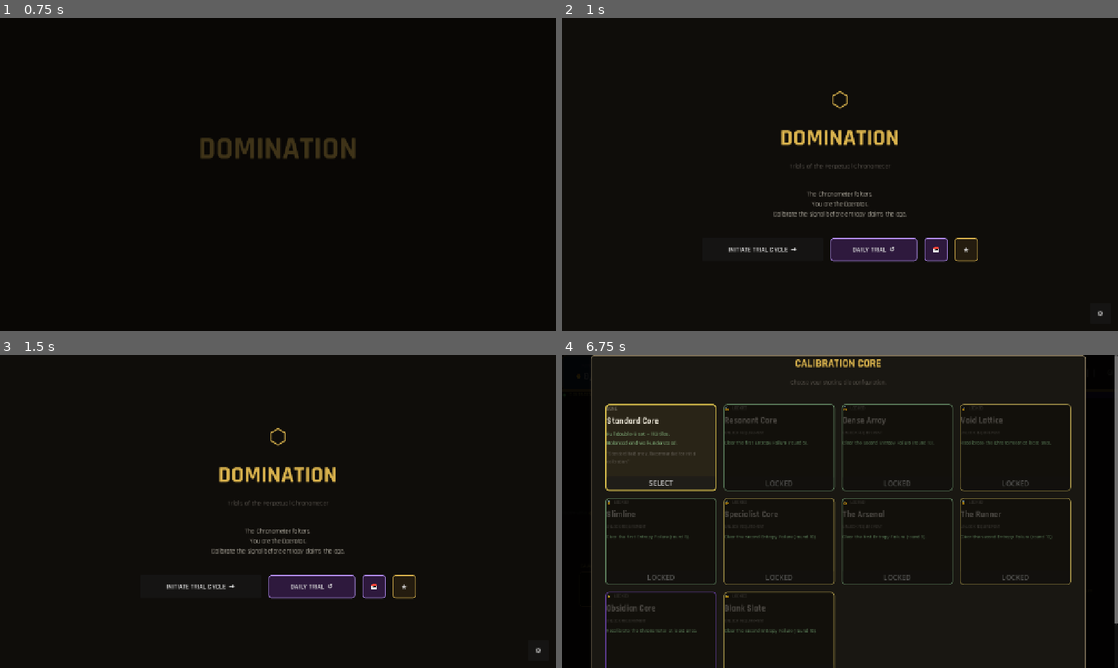
Above: before the commit, frames 1-4 (two rows, left to right).
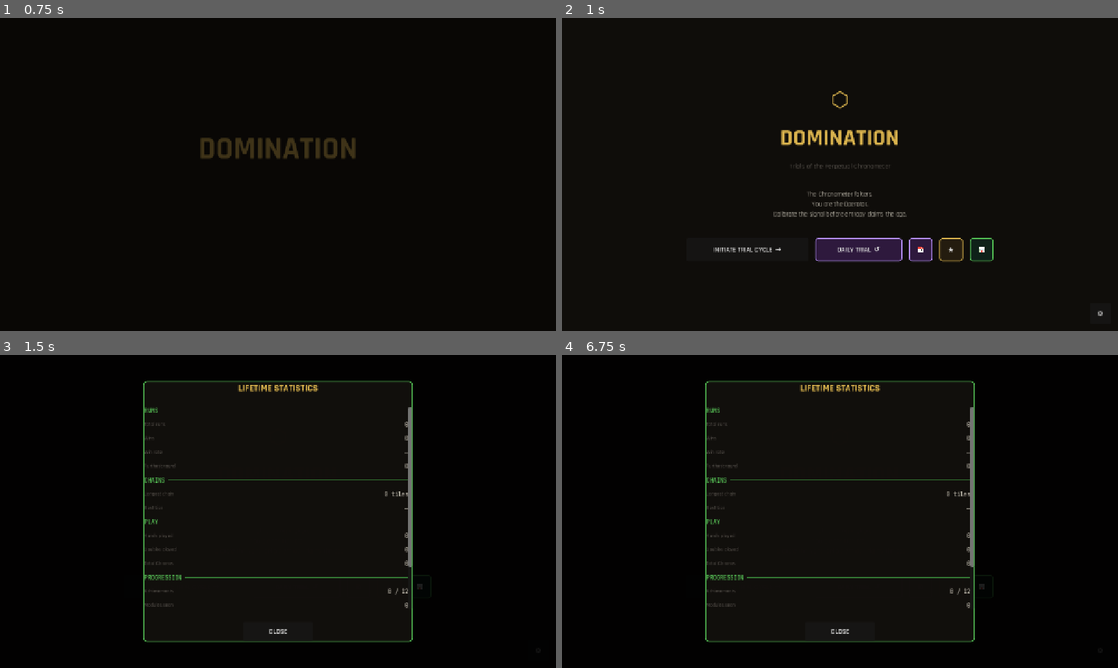
Above: after the commit, the same moments.

Repository: miguelgdoval/domination-godot
Game: Godot game, scene res://scenes/splash.tscn
Same seed, same stepped clock (60 frames per second), same inputs: the game is played once before the commit and once after it.
Inputs (mouse positions are in pixels of both pictures, inside the frame that each line leads up to):
- Up to frame 1 (0.75 s): tap Enter at 0.5, 0.6 s; move the mouse to (400, 158) at 0.52 s; hold D from 0.53 s (still down); click (400, 158) at 0.67 s
- Up to frame 2 (1 s): keep holding D; tap Space at 0.77 s
- Up to frame 3 (1.5 s): release D at 1.25 s; click (417, 586) at 1.25 s, where only the run after the commit has a clickable "📊"
- Up to frame 4 (6.75 s): click "▶ Play Pulse" at 2 s; click "▶ Play Pulse" at 2.75 s; click "❙❙" at 3.5 s; click "⚙" at 4.25 s; click "↩ Undo" at 5 s; click "Discard (0)" at 5.75 s; click "INITIATE TRIAL CYCLE →" at 6.5 s

Frame 1 is identical in both runs. In frame 2, 1.2% of the frame differs, in the area x 27-78%, y 70-78%; in frame 3, 5.3%; in frame 4, 13%, in the area x 5-100%, y 0-100%.

Commit message:
Lifetime statistics overlay
A dedicated browser for every stat SaveManager tracks across runs.
Mirrors the daily-history / achievements pattern (lazy-built modal,
title-screen icon button, scroll container with sections).

Five sections, all from existing data
-------------------------------------
RUNS         — Total / Wins / Win rate / Furthest round
CHAINS       — Longest chain / Best tier reached
PLAY         — Hands played / Doubles played / Total Chronos
PROGRESSION  — Achievements (N/12) / Modules seen
DAILY TRIAL  — Attempts / Wins / Current streak

Each section has a colour-tinted header bar; rows are key-on-the-left,
mono-font value-on-the-right with a fixed 180-px right column so
everything aligns into a clean two-column layout.

Win rate is computed live (wins / runs × 100, rounded). Best tier
falls back to "—" when the player hasn't reached Pulse yet, so the
empty state on a fresh save reads sensibly.

Title-screen button
-------------------
A green-styled 📊 button joins the existing icon row alongside 📅
(daily history) and ★ (achievements). All three share a consistent
"icon-only modal-opener" look but each gets its own border colour
(violet / amber / chronos-green) so the titles cluster reads as
distinct features rather than three identical buttons.

Co-Authored-By: Claude Opus 4.7 <noreply@anthropic.com>

Diff:
--- a/scenes/main.gd
+++ b/scenes/main.gd
@@ -329,6 +329,8 @@
 var _daily_history_overlay: Control # built lazily on first open
 var _btn_achievements:     Button   # opens the achievements overlay
 var _achievements_overlay: Control  # built lazily on first open
+var _btn_stats:            Button   # opens the lifetime statistics overlay
+var _stats_overlay:        Control  # built lazily on first open
 var _settings_overlay:     Control  # volume / mute panel, accessible anywhere
 ## Mid-run pause overlay. Shown via the HUD pause button or ESC during
 ## PLAYING phase when nothing else is active. Blocks game input by sitting
@@ -437,6 +439,17 @@
 	if _achievements_overlay != null:
 		_achievements_overlay.hide()
 
+func _on_stats_pressed() -> void:
+	if _stats_overlay == null:
+		_stats_overlay = _build_stats_overlay()
+		_title_overlay.get_parent().add_child(_stats_overlay)
+	_refresh_stats_overlay()
+	_stats_overlay.show()
+
+func _on_stats_close_pressed() -> void:
+	if _stats_overlay != null:
+		_stats_overlay.hide()
+
 ## Copy today's daily result to the OS clipboard so the player can
 ## paste it into chat / social. Format is compact and recognisable —
 ## same shape as Wordle / Balatro daily share strings.
@@ -761,6 +774,162 @@
 	col.add_child(desc_lbl)
 
 	return panel
+
+## Lifetime statistics overlay — browsable breakdown of every stat
+## SaveManager tracks across runs. Sections:
+##
+##   RUNS         — runs / wins / win rate
+##   CHAINS       — longest chain, best tier reached
+##   PLAY         — hands played, doubles placed, total chronos
+##   PROGRESSION  — furthest round, achievements earned, modules seen
+##   DAILY        — attempts, wins, current streak
+##
+## All values are read-only snapshots; no edit affordances. Lazy-built
+## on first open (same pattern as achievements / daily history).
+func _build_stats_overlay() -> Control:
+	var overlay := ColorRect.new()
+	overlay.color = Color(0, 0, 0, 0.88)
+	overlay.set_anchors_and_offsets_preset(Control.PRESET_FULL_RECT)
+	overlay.mouse_filter = Control.MOUSE_FILTER_STOP
+
+	var center := CenterContainer.new()
+	center.set_anchors_and_offsets_preset(Control.PRESET_FULL_RECT)
+	overlay.add_child(center)
+
+	var panel := PanelContainer.new()
+	panel.custom_minimum_size = Vector2(620, 600)
+	var ps := StyleBoxFlat.new()
+	ps.bg_color     = Color(0.07, 0.06, 0.05, 0.98)
+	ps.border_color = C_CHRONOS.darkened(0.2)
+	ps.set_border_width_all(2)
+	ps.set_corner_radius_all(8)
+	panel.add_theme_stylebox_override("panel", ps)
+	center.add_child(panel)
+
+	var vbox := VBoxContainer.new()
+	vbox.add_theme_constant_override("separation", 12)
+	panel.add_child(vbox)
+
+	var title := _make_label("LIFETIME STATISTICS", C_TITLE_GLOW, 22)
+	title.horizontal_alignment = HORIZONTAL_ALIGNMENT_CENTER
+	vbox.add_child(title)
+
+	vbox.add_child(_make_hsep())
+
+	# Sections panel — content rebuilt by _refresh_stats_overlay so we
+	# don't need to thread per-section labels through metadata. Just
+	# stash the host VBox and replace its children on refresh.
+	var scroll := ScrollContainer.new()
+	scroll.custom_minimum_size = Vector2(580, 460)
+	scroll.size_flags_vertical = Control.SIZE_EXPAND_FILL
+	vbox.add_child(scroll)
+	var content := VBoxContainer.new()
+	content.size_flags_horizontal = Control.SIZE_EXPAND_FILL
+	content.add_theme_constant_override("separation", 14)
+	scroll.add_child(content)
+	vbox.set_meta("stats_content", content)
+
+	vbox.add_child(_make_hsep())
+
+	var btn_row := HBoxContainer.new()
+	btn_row.alignment = BoxContainer.ALIGNMENT_CENTER
+	vbox.add_child(btn_row)
+	btn_row.add_child(_make_button("CLOSE",
+		_on_stats_close_pressed, Vector2(160, 44)))
+
+	return overlay
+
+func _refresh_stats_overlay() -> void:
+	if _stats_overlay == null:
+		return
+	var root: Node = _stats_overlay.get_child(0).get_child(0).get_child(0)
+	var content: VBoxContainer = root.get_meta("stats_content")
+	for child in content.get_children():
+		child.queue_free()
+
+	var lt: Dictionary = SaveManager.get_lifetime_stats()
+	var streak: int = SaveManager.daily_streak()
+	var daily: Dictionary = SaveManager.daily_summary()
+
+	var runs: int = int(lt.get("runs", 0))
+	var wins: int = int(lt.get("wins", 0))
+	var win_rate_str: String = "—"
+	if runs > 0:
+		win_rate_str = "%d%%" % int(round(100.0 * wins / float(runs)))
+
+	var best_tier: int = int(lt.get("best_tier", -1))
+	var best_tier_str: String = "—"
+	if best_tier >= 0 and best_tier < Constants.CHAIN_TIER_NAMES.size():
+		best_tier_str = Constants.CHAIN_TIER_NAMES[best_tier]
+
+	var ach_total: int = Constants.ACHIEVEMENTS.size()
+	var ach_earned: int = 0
+	for i in range(ach_total):
+		if Constants.achievement_earned(i, lt, streak):
+			ach_earned += 1
+
+	var modules_seen: Array = lt.get("modules_seen", [])
+
+	# Helper closure — append a section header + key/value rows.
+	var add_section: Callable = func(title_s: String, rows: Array):
+		content.add_child(_build_stats_section_header(title_s))
+		for r in rows:
+			content.add_child(_build_stats_row(r[0], r[1]))
+
+	add_section.call("RUNS", [
+		["Total runs",      "%d" % runs],
+		["Wins",            "%d" % wins],
+		["Win rate",        win_rate_str],
+		["Furthest round",  "%d" % int(lt.get("best_round", 0))],
+	])
+	add_section.call("CHAINS", [
+		["Longest chain",   "%d tiles" % int(lt.get("longest_chain", 0))],
+		["Best tier",       best_tier_str],
+	])
+	add_section.call("PLAY", [
+		["Hands played",    "%d" % int(lt.get("hands_played", 0))],
+		["Doubles played",  "%d" % int(lt.get("doubles_played", 0))],
+		["Total Chronos",   "%d" % int(lt.get("chronos", 0))],
+	])
+	add_section.call("PROGRESSION", [
+		["Achievements",    "%d / %d" % [ach_earned, ach_total]],
+		["Modules seen",    "%d" % modules_seen.size()],
+	])
+	add_section.call("DAILY TRIAL", [
+		["Attempts",        "%d" % int(daily.get("attempts", 0))],
+		["Wins",            "%d" % int(daily.get("wins", 0))],
+		["Current streak",  "%d days" % streak],
+	])
+
+func _build_stats_section_header(text: String) -> Control:
+	var hbox := HBoxContainer.new()
+	hbox.add_theme_constant_override("separation", 8)
+	var lbl := _make_label(text, C_CHRONOS, 13)
+	FontManager.apply_mono(lbl)
+	hbox.add_child(lbl)
+	var line := ColorRect.new()
+	line.color = C_CHRONOS.darkened(0.5)
+	line.custom_minimum_size = Vector2(0, 1)
+	line.size_flags_horizontal = Control.SIZE_EXPAND_FILL
+	line.size_flags_vertical = Control.SIZE_SHRINK_CENTER
+	hbox.add_child(line)
+	return hbox
+
+func _build_stats_row(key: String, value: String) -> Control:
+	var hbox := HBoxContainer.new()
+	hbox.add_theme_constant_override("separation", 8)
+
+	var k := _make_label(key, C_DIM, 12)
+	k.size_flags_horizontal = Control.SIZE_EXPAND_FILL
+	hbox.add_child(k)
+
+	var v := _make_label(value, C_TEXT, 13)
+	FontManager.apply_mono(v)
+	v.horizontal_alignment = HORIZONTAL_ALIGNMENT_RIGHT
+	v.custom_minimum_size = Vector2(180, 0)
+	hbox.add_child(v)
+
+	return hbox
 
 ## Update the Daily Trial button label and enabled state. Called from
 ## _show_title and from anywhere that might transition back to the title.
@@ -4593,6 +4762,22 @@
 	_btn_achievements.add_theme_stylebox_override("hover", as_hov)
 	btn_row.add_child(_btn_achievements)
 
+	# Lifetime stats viewer — green-styled to match the chronos accent
+	# of the stats overlay border.
+	_btn_stats = _make_button("📊",
+		_on_stats_pressed, Vector2(54, 54))
+	var st_style := StyleBoxFlat.new()
+	st_style.bg_color     = Color(0.06, 0.13, 0.10)
+	st_style.border_color = C_CHRONOS.darkened(0.2)
+	st_style.set_border_width_all(2)
+	st_style.set_corner_radius_all(6)
+	st_style.set_content_margin_all(10)
+	_btn_stats.add_theme_stylebox_override("normal", st_style)
+	var st_hov := st_style.duplicate() as StyleBoxFlat
+	st_hov.bg_color = Color(0.08, 0.18, 0.13)
+	_btn_stats.add_theme_stylebox_override("hover", st_hov)
+	btn_row.add_child(_btn_stats)
+
 	# "Continue Run" — hidden until SaveManager confirms a mid-run save exists
 	_btn_continue_run = _make_button(
 		"CONTINUE RUN  ↩", _on_continue_run_pressed, Vector2(200, 54))
